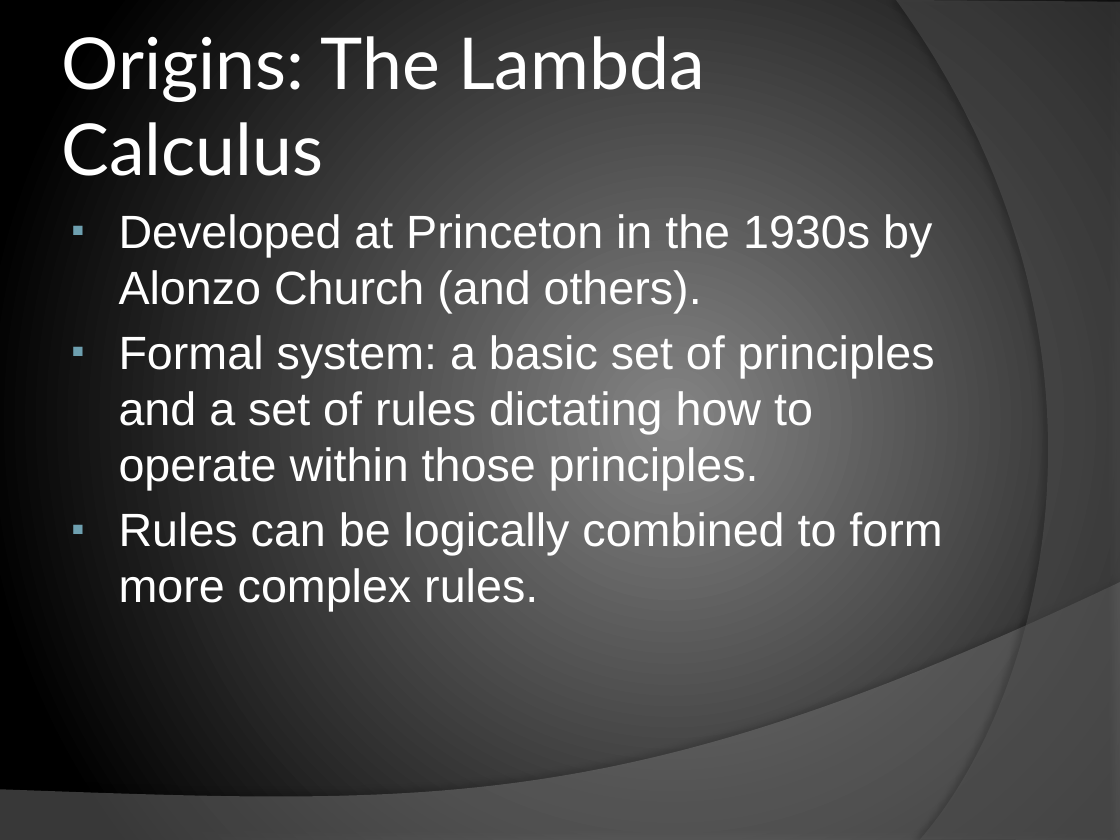
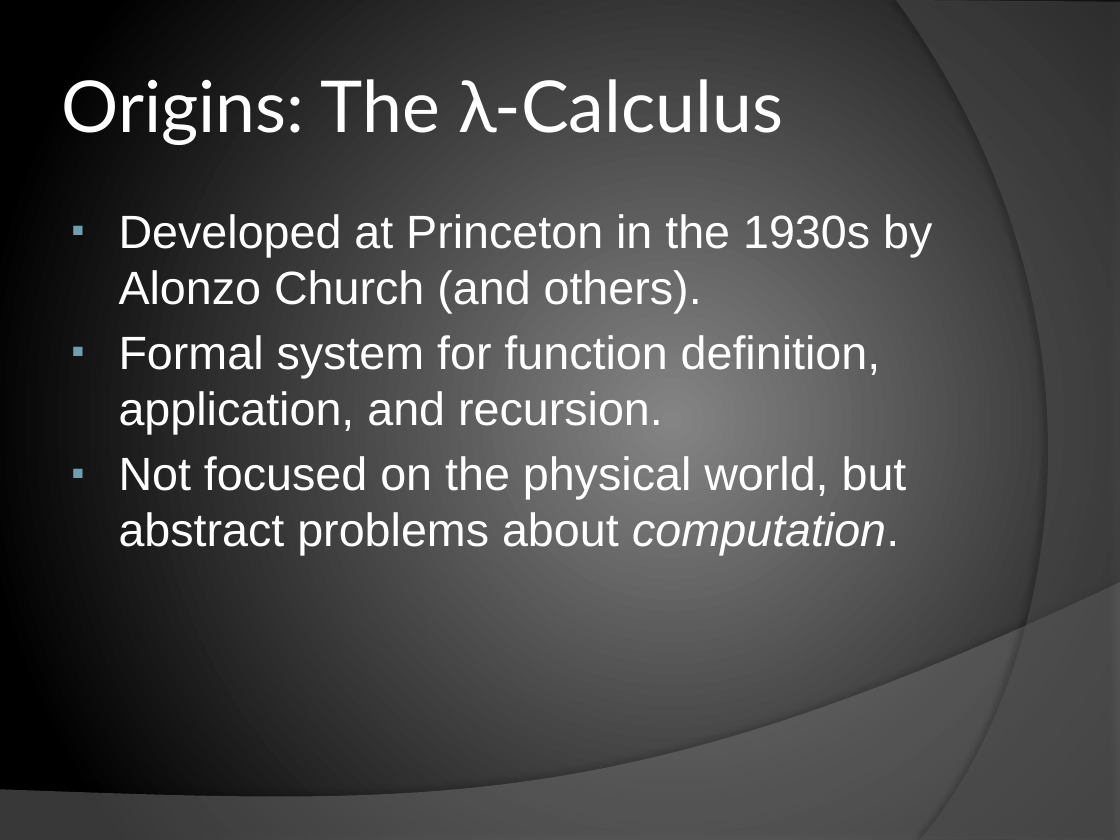
Before and after one commit to chrislewis/JaxFunc_0_ImperativelyFunctional, a slide deck: slide 2 of JaxFunc.pptx. Drawn at 1120x840 pixels with LibreOffice and Linux fonts; fonts in the diff are those of the drawing. Boxes give left, top, right and bottom in pixels: in the first picture for what was removed or moved away, otherwise in the second. Text is boxed around its words. In the diff, an @@ line names an element or a change of style, - is before the commit and + after.

```diff
--- a/JaxFunc.pptx
+++ b/JaxFunc.pptx
@@ title at <box>62,79,783,145</box>: text changed @@
-Origins: The Lambda Calculus
+Origins: The λ-Calculus
@@ text at <box>119,335,907,556</box>: text changed @@
-  ▪ Formal system: a basic set of principles and a set of rules dictating how to operate within those principles.
-  ▪ Rules can be logically combined to form more complex rules.
+  ▪ Formal system for function definition, application, and recursion.
+  ▪ Not focused on the physical world, but abstract problems about computation.
```
Also in this commit, not shown: 16 other slides changed, 3 slides added.
